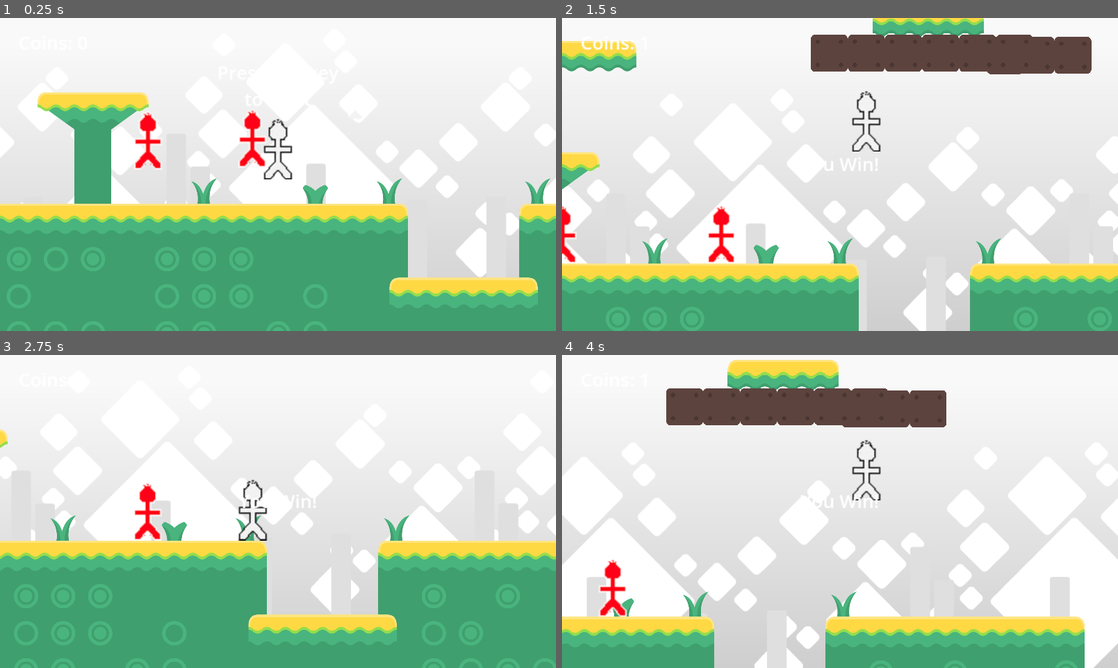
Above: before the commit, frames 1-4 (two rows, left to right).
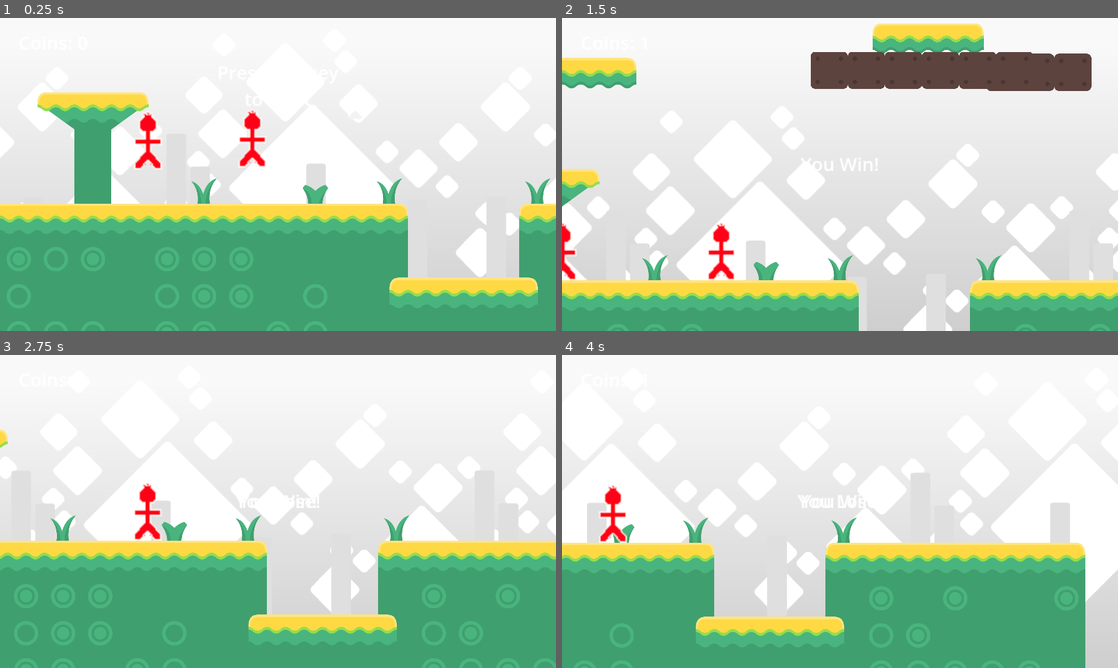
Above: after the commit, the same moments.

Repository: endlessm/moddable-platformer
Game: Godot game, scene res://main.tscn
Two runs of this game, one before a commit and one after it. Both use one fixed random seed, a clock stepped at 60 frames per second and the inputs below.
Inputs:
- Up to frame 1 (0.25 s): no input
- Up to frame 2 (1.5 s): tap Enter (ui_accept) at 0.5, 0.77 s; hold Right (ui_right) from 0.53 s (still down)
- Up to frame 3 (2.75 s): tap Enter (ui_accept) at 1.52 s; release Right (ui_right) at 2.03 s; hold Left (ui_left) from 2.03 s (still down)
- Up to frame 4 (4 s): release Left (ui_left) at 2.78 s; hold Right (ui_right) from 2.78 s (still down); tap Enter (ui_accept) at 3.02, 3.77 s

The runs differ from the first frame. In frame 1, 0.3% of the frame differs, in the area x 47-53%, y 32-52%; in frame 2, 29%; in frame 3, 0.4%; in frame 4, 41%, in the area x 0-100%, y 1-100%.

Commit message:
Add player asset modding
The player now has animations for walk, idle and jump. Four variants of
frame-by-frame graphics are provided. They can be changed by changing
the "sprite frames" property. For example by using the "quick load"
option.

Diff:
--- a/components/player/player.tscn
+++ b/components/player/player.tscn
@@ -1,32 +1,11 @@
-[gd_scene load_steps=7 format=3 uid="uid://8st4scqt06l8"]
+[gd_scene load_steps=4 format=3 uid="uid://8st4scqt06l8"]
 
 [ext_resource type="Script" path="res://scripts/player.gd" id="1_w3ms2"]
-[ext_resource type="Texture2D" uid="uid://c677gfd41yede" path="res://assets/player.png" id="2_g0f8w"]
+[ext_resource type="SpriteFrames" uid="uid://bo581k1esb50n" path="res://components/player/spriteframes-red.tres" id="2_msaml"]
 
-[sub_resource type="RectangleShape2D" id="RectangleShape2D_5e1m2"]
-size = Vector2(86, 199)
-
-[sub_resource type="AtlasTexture" id="AtlasTexture_tygns"]
-atlas = ExtResource("2_g0f8w")
-region = Rect2(0, 0, 256, 256)
-
-[sub_resource type="AtlasTexture" id="AtlasTexture_7duo6"]
-atlas = ExtResource("2_g0f8w")
-region = Rect2(256, 0, 256, 256)
-
-[sub_resource type="SpriteFrames" id="SpriteFrames_ow3ml"]
-animations = [{
-"frames": [{
-"duration": 1.0,
-"texture": SubResource("AtlasTexture_tygns")
-}, {
-"duration": 1.0,
-"texture": SubResource("AtlasTexture_7duo6")
-}],
-"loop": true,
-"name": &"default",
-"speed": 5.0
-}]
+[sub_resource type="CapsuleShape2D" id="CapsuleShape2D_7x5a4"]
+radius = 31.0
+height = 92.0
 
 [node name="Player" type="CharacterBody2D"]
 collision_layer = 3
@@ -35,10 +14,12 @@
 floor_snap_length = 32.0
 script = ExtResource("1_w3ms2")
 
+[node name="AnimatedSprite2D" type="AnimatedSprite2D" parent="."]
+unique_name_in_owner = true
+position = Vector2(0, -64)
+sprite_frames = ExtResource("2_msaml")
+animation = &"all"
+
 [node name="CollisionShape2D" type="CollisionShape2D" parent="."]
-position = Vector2(0, -99.5)
-shape = SubResource("RectangleShape2D_5e1m2")
-
-[node name="AnimatedSprite2D" type="AnimatedSprite2D" parent="."]
-position = Vector2(0, -128)
-sprite_frames = SubResource("SpriteFrames_ow3ml")
+position = Vector2(0, -46)
+shape = SubResource("CapsuleShape2D_7x5a4")
--- /dev/null
+++ b/components/player/spriteframes-blue.tres
@@ -0,0 +1,189 @@
+[gd_resource type="SpriteFrames" load_steps=20 format=3 uid="uid://cgp7i5owjqp12"]
+
+[ext_resource type="Texture2D" uid="uid://cexnpk7ee1jid" path="res://assets/player-blue.png" id="1_rgmhc"]
+
+[sub_resource type="AtlasTexture" id="AtlasTexture_grum4"]
+atlas = ExtResource("1_rgmhc")
+region = Rect2(0, 0, 128, 128)
+
+[sub_resource type="AtlasTexture" id="AtlasTexture_osqkn"]
+atlas = ExtResource("1_rgmhc")
+region = Rect2(148, 0, 128, 128)
+
+[sub_resource type="AtlasTexture" id="AtlasTexture_25bvn"]
+atlas = ExtResource("1_rgmhc")
+region = Rect2(296, 0, 128, 128)
+
+[sub_resource type="AtlasTexture" id="AtlasTexture_dh0u5"]
+atlas = ExtResource("1_rgmhc")
+region = Rect2(444, 0, 128, 128)
+
+[sub_resource type="AtlasTexture" id="AtlasTexture_kpoow"]
+atlas = ExtResource("1_rgmhc")
+region = Rect2(592, 0, 128, 128)
+
+[sub_resource type="AtlasTexture" id="AtlasTexture_dhrmf"]
+atlas = ExtResource("1_rgmhc")
+region = Rect2(740, 0, 128, 128)
+
+[sub_resource type="AtlasTexture" id="AtlasTexture_qtec8"]
+atlas = ExtResource("1_rgmhc")
+region = Rect2(0, 148, 128, 128)
+
+[sub_resource type="AtlasTexture" id="AtlasTexture_o22xq"]
+atlas = ExtResource("1_rgmhc")
+region = Rect2(148, 148, 128, 128)
+
+[sub_resource type="AtlasTexture" id="AtlasTexture_cnu8p"]
+atlas = ExtResource("1_rgmhc")
+region = Rect2(296, 148, 128, 128)
+
+[sub_resource type="AtlasTexture" id="AtlasTexture_laufs"]
+atlas = ExtResource("1_rgmhc")
+region = Rect2(444, 148, 128, 128)
+
+[sub_resource type="AtlasTexture" id="AtlasTexture_1flpl"]
+atlas = ExtResource("1_rgmhc")
+region = Rect2(592, 148, 128, 128)
+
+[sub_resource type="AtlasTexture" id="AtlasTexture_tyb8o"]
+atlas = ExtResource("1_rgmhc")
+region = Rect2(740, 148, 128, 128)
+
+[sub_resource type="AtlasTexture" id="AtlasTexture_knll7"]
+atlas = ExtResource("1_rgmhc")
+region = Rect2(0, 296, 128, 128)
+
+[sub_resource type="AtlasTexture" id="AtlasTexture_htvph"]
+atlas = ExtResource("1_rgmhc")
+region = Rect2(148, 296, 128, 128)
+
+[sub_resource type="AtlasTexture" id="AtlasTexture_xerex"]
+atlas = ExtResource("1_rgmhc")
+region = Rect2(296, 296, 128, 128)
+
+[sub_resource type="AtlasTexture" id="AtlasTexture_0cvbp"]
+atlas = ExtResource("1_rgmhc")
+region = Rect2(444, 296, 128, 128)
+
+[sub_resource type="AtlasTexture" id="AtlasTexture_uy04s"]
+atlas = ExtResource("1_rgmhc")
+region = Rect2(592, 296, 128, 128)
+
+[sub_resource type="AtlasTexture" id="AtlasTexture_7e150"]
+atlas = ExtResource("1_rgmhc")
+region = Rect2(740, 296, 128, 128)
+
+[resource]
+animations = [{
+"frames": [{
+"duration": 1.0,
+"texture": SubResource("AtlasTexture_grum4")
+}, {
+"duration": 1.0,
+"texture": SubResource("AtlasTexture_osqkn")
+}, {
+"duration": 1.0,
+"texture": SubResource("AtlasTexture_25bvn")
+}, {
+"duration": 1.0,
+"texture": SubResource("AtlasTexture_dh0u5")
+}, {
+"duration": 1.0,
+"texture": SubResource("AtlasTexture_kpoow")
+}, {
+"duration": 1.0,
+"texture": SubResource("AtlasTexture_dhrmf")
+}, {
+"duration": 1.0,
+"texture": SubResource("AtlasTexture_qtec8")
+}, {
+"duration": 1.0,
+"texture": SubResource("AtlasTexture_o22xq")
+}, {
+"duration": 1.0,
+"texture": SubResource("AtlasTexture_cnu8p")
+}, {
+"duration": 1.0,
+"texture": SubResource("AtlasTexture_laufs")
+}, {
+"duration": 1.0,
+"texture": SubResource("AtlasTexture_1flpl")
+}, {
+"duration": 1.0,
+"texture": SubResource("AtlasTexture_tyb8o")
+}, {
+"duration": 1.0,
+"texture": SubResource("AtlasTexture_knll7")
+}, {
+"duration": 1.0,
+"texture": SubResource("AtlasTexture_htvph")
+}, {
+"duration": 1.0,
+"texture": SubResource("AtlasTexture_xerex")
+}, {
+"duration": 1.0,
+"texture": SubResource("AtlasTexture_0cvbp")
+}, {
+"duration": 1.0,
+"texture": SubResource("AtlasTexture_uy04s")
+}, {
+"duration": 1.0,
+"texture": SubResource("AtlasTexture_7e150")
+}],
+"loop": true,
+"name": &"all",
+"speed": 5.0
+}, {
+"frames": [{
+"duration": 1.0,
+"texture": SubResource("AtlasTexture_7e150")
+}],
+"loop": true,
+"name": &"hit",
+"speed": 5.0
+}, {
+"frames": [{
+"duration": 1.0,
+"texture": SubResource("AtlasTexture_grum4")
+}],
+"loop": true,
+"name": &"idle",
+"speed": 5.0
+}, {
+"frames": [{
+"duration": 1.0,
+"texture": SubResource("AtlasTexture_1flpl")
+}],
+"loop": false,
+"name": &"jump_down",
+"speed": 5.0
+}, {
+"frames": [{
+"duration": 1.0,
+"texture": SubResource("AtlasTexture_cnu8p")
+}, {
+"duration": 1000.0,
+"texture": SubResource("AtlasTexture_laufs")
+}],
+"loop": false,
+"name": &"jump_up",
+"speed": 10.0
+}, {
+"frames": [{
+"duration": 1.0,
+"texture": SubResource("AtlasTexture_osqkn")
+}, {
+"duration": 1.0,
+"texture": SubResource("AtlasTexture_25bvn")
+}, {
+"duration": 1.0,
+"texture": SubResource("AtlasTexture_dh0u5")
+}, {
+"duration": 1.0,
+"texture": SubResource("AtlasTexture_kpoow")
+}],
+"loop": true,
+"name": &"walk",
+"speed": 10.0
+}]
--- /dev/null
+++ b/components/player/spriteframes-green.tres
@@ -0,0 +1,189 @@
+[gd_resource type="SpriteFrames" load_steps=20 format=3 uid="uid://cp70hdrx2lc0o"]
+
+[ext_resource type="Texture2D" uid="uid://crog80k7dtp57" path="res://assets/player-green.png" id="1_5m1ex"]
+
+[sub_resource type="AtlasTexture" id="AtlasTexture_nfu2e"]
+atlas = ExtResource("1_5m1ex")
+region = Rect2(0, 0, 128, 128)
+
+[sub_resource type="AtlasTexture" id="AtlasTexture_5lvr3"]
+atlas = ExtResource("1_5m1ex")
+region = Rect2(148, 0, 128, 128)
+
+[sub_resource type="AtlasTexture" id="AtlasTexture_h23ee"]
+atlas = ExtResource("1_5m1ex")
+region = Rect2(296, 0, 128, 128)
+
+[sub_resource type="AtlasTexture" id="AtlasTexture_xirsy"]
+atlas = ExtResource("1_5m1ex")
+region = Rect2(444, 0, 128, 128)
+
+[sub_resource type="AtlasTexture" id="AtlasTexture_2y2j0"]
+atlas = ExtResource("1_5m1ex")
+region = Rect2(592, 0, 128, 128)
+
+[sub_resource type="AtlasTexture" id="AtlasTexture_pdtpw"]
+atlas = ExtResource("1_5m1ex")
+region = Rect2(740, 0, 128, 128)
+
+[sub_resource type="AtlasTexture" id="AtlasTexture_gt34j"]
+atlas = ExtResource("1_5m1ex")
+region = Rect2(0, 148, 128, 128)
+
+[sub_resource type="AtlasTexture" id="AtlasTexture_hg3fi"]
+atlas = ExtResource("1_5m1ex")
+region = Rect2(148, 148, 128, 128)
+
+[sub_resource type="AtlasTexture" id="AtlasTexture_kwjb1"]
+atlas = ExtResource("1_5m1ex")
+region = Rect2(296, 148, 128, 128)
+
+[sub_resource type="AtlasTexture" id="AtlasTexture_vkx8k"]
+atlas = ExtResource("1_5m1ex")
+region = Rect2(444, 148, 128, 128)
+
+[sub_resource type="AtlasTexture" id="AtlasTexture_dt3xo"]
+atlas = ExtResource("1_5m1ex")
+region = Rect2(592, 148, 128, 128)
+
+[sub_resource type="AtlasTexture" id="AtlasTexture_lavux"]
+atlas = ExtResource("1_5m1ex")
+region = Rect2(740, 148, 128, 128)
+
+[sub_resource type="AtlasTexture" id="AtlasTexture_fybl1"]
+atlas = ExtResource("1_5m1ex")
+region = Rect2(0, 296, 128, 128)
+
+[sub_resource type="AtlasTexture" id="AtlasTexture_forn6"]
+atlas = ExtResource("1_5m1ex")
+region = Rect2(148, 296, 128, 128)
+
+[sub_resource type="AtlasTexture" id="AtlasTexture_fbi7e"]
+atlas = ExtResource("1_5m1ex")
+region = Rect2(296, 296, 128, 128)
+
+[sub_resource type="AtlasTexture" id="AtlasTexture_csykv"]
+atlas = ExtResource("1_5m1ex")
+region = Rect2(444, 296, 128, 128)
+
+[sub_resource type="AtlasTexture" id="AtlasTexture_sx1qb"]
+atlas = ExtResource("1_5m1ex")
+region = Rect2(592, 296, 128, 128)
+
+[sub_resource type="AtlasTexture" id="AtlasTexture_y4u2p"]
+atlas = ExtResource("1_5m1ex")
+region = Rect2(740, 296, 128, 128)
+
+[resource]
+animations = [{
+"frames": [{
+"duration": 1.0,
+"texture": SubResource("AtlasTexture_nfu2e")
+}, {
+"duration": 1.0,
+"texture": SubResource("AtlasTexture_5lvr3")
+}, {
+"duration": 1.0,
+"texture": SubResource("AtlasTexture_h23ee")
+}, {
+"duration": 1.0,
+"texture": SubResource("AtlasTexture_xirsy")
+}, {
+"duration": 1.0,
+"texture": SubResource("AtlasTexture_2y2j0")
+}, {
+"duration": 1.0,
+"texture": SubResource("AtlasTexture_pdtpw")
+}, {
+"duration": 1.0,
+"texture": SubResource("AtlasTexture_gt34j")
+}, {
+"duration": 1.0,
+"texture": SubResource("AtlasTexture_hg3fi")
+}, {
+"duration": 1.0,
+"texture": SubResource("AtlasTexture_kwjb1")
+}, {
+"duration": 1.0,
+"texture": SubResource("AtlasTexture_vkx8k")
+}, {
+"duration": 1.0,
+"texture": SubResource("AtlasTexture_dt3xo")
+}, {
+"duration": 1.0,
+"texture": SubResource("AtlasTexture_lavux")
+}, {
+"duration": 1.0,
+"texture": SubResource("AtlasTexture_fybl1")
+}, {
+"duration": 1.0,
+"texture": SubResource("AtlasTexture_forn6")
+}, {
+"duration": 1.0,
+"texture": SubResource("AtlasTexture_fbi7e")
+}, {
+"duration": 1.0,
+"texture": SubResource("AtlasTexture_csykv")
+}, {
+"duration": 1.0,
+"texture": SubResource("AtlasTexture_sx1qb")
+}, {
+"duration": 1.0,
+"texture": SubResource("AtlasTexture_y4u2p")
+}],
+"loop": true,
+"name": &"all",
+"speed": 5.0
+}, {
+"frames": [{
+"duration": 1.0,
+"texture": SubResource("AtlasTexture_y4u2p")
+}],
+"loop": true,
+"name": &"hit",
+"speed": 5.0
+}, {
+"frames": [{
+"duration": 1.0,
+"texture": SubResource("AtlasTexture_nfu2e")
+}],
+"loop": true,
+"name": &"idle",
+"speed": 5.0
+}, {
+"frames": [{
+"duration": 1.0,
+"texture": SubResource("AtlasTexture_dt3xo")
+}],
+"loop": false,
+"name": &"jump_down",
+"speed": 5.0
+}, {
+"frames": [{
+"duration": 1.0,
+"texture": SubResource("AtlasTexture_kwjb1")
+}, {
+"duration": 1000.0,
+"texture": SubResource("AtlasTexture_vkx8k")
+}],
+"loop": false,
+"name": &"jump_up",
+"speed": 10.0
+}, {
+"frames": [{
+"duration": 1.0,
+"texture": SubResource("AtlasTexture_5lvr3")
+}, {
+"duration": 1.0,
+"texture": SubResource("AtlasTexture_h23ee")
+}, {
+"duration": 1.0,
+"texture": SubResource("AtlasTexture_xirsy")
+}, {
+"duration": 1.0,
+"texture": SubResource("AtlasTexture_2y2j0")
+}],
+"loop": true,
+"name": &"walk",
+"speed": 10.0
+}]
--- /dev/null
+++ b/components/player/spriteframes-grey.tres
@@ -0,0 +1,189 @@
+[gd_resource type="SpriteFrames" load_steps=20 format=3 uid="uid://bi8jmwvo66neb"]
+
+[ext_resource type="Texture2D" uid="uid://cgnl57h2uj2pd" path="res://assets/player-grey.png" id="1_g5eif"]
+
+[sub_resource type="AtlasTexture" id="AtlasTexture_jvyew"]
+atlas = ExtResource("1_g5eif")
+region = Rect2(0, 0, 128, 128)
+
+[sub_resource type="AtlasTexture" id="AtlasTexture_pngbh"]
+atlas = ExtResource("1_g5eif")
+region = Rect2(148, 0, 128, 128)
+
+[sub_resource type="AtlasTexture" id="AtlasTexture_oo7ej"]
+atlas = ExtResource("1_g5eif")
+region = Rect2(296, 0, 128, 128)
+
+[sub_resource type="AtlasTexture" id="AtlasTexture_e0lis"]
+atlas = ExtResource("1_g5eif")
+region = Rect2(444, 0, 128, 128)
+
+[sub_resource type="AtlasTexture" id="AtlasTexture_7nmas"]
+atlas = ExtResource("1_g5eif")
+region = Rect2(592, 0, 128, 128)
+
+[sub_resource type="AtlasTexture" id="AtlasTexture_x658f"]
+atlas = ExtResource("1_g5eif")
+region = Rect2(740, 0, 128, 128)
+
+[sub_resource type="AtlasTexture" id="AtlasTexture_vm7jm"]
+atlas = ExtResource("1_g5eif")
+region = Rect2(0, 148, 128, 128)
+
+[sub_resource type="AtlasTexture" id="AtlasTexture_426lc"]
+atlas = ExtResource("1_g5eif")
+region = Rect2(148, 148, 128, 128)
+
+[sub_resource type="AtlasTexture" id="AtlasTexture_j6qdn"]
+atlas = ExtResource("1_g5eif")
+region = Rect2(296, 148, 128, 128)
+
+[sub_resource type="AtlasTexture" id="AtlasTexture_550ab"]
+atlas = ExtResource("1_g5eif")
+region = Rect2(444, 148, 128, 128)
+
+[sub_resource type="AtlasTexture" id="AtlasTexture_yj057"]
+atlas = ExtResource("1_g5eif")
+region = Rect2(592, 148, 128, 128)
+
+[sub_resource type="AtlasTexture" id="AtlasTexture_tl85h"]
+atlas = ExtResource("1_g5eif")
+region = Rect2(740, 148, 128, 128)
+
+[sub_resource type="AtlasTexture" id="AtlasTexture_npldr"]
+atlas = ExtResource("1_g5eif")
+region = Rect2(0, 296, 128, 128)
+
+[sub_resource type="AtlasTexture" id="AtlasTexture_qnfit"]
+atlas = ExtResource("1_g5eif")
+region = Rect2(148, 296, 128, 128)
+
+[sub_resource type="AtlasTexture" id="AtlasTexture_3fyh1"]
+atlas = ExtResource("1_g5eif")
+region = Rect2(296, 296, 128, 128)
+
+[sub_resource type="AtlasTexture" id="AtlasTexture_alxxs"]
+atlas = ExtResource("1_g5eif")
+region = Rect2(444, 296, 128, 128)
+
+[sub_resource type="AtlasTexture" id="AtlasTexture_ss35h"]
+atlas = ExtResource("1_g5eif")
+region = Rect2(592, 296, 128, 128)
+
+[sub_resource type="AtlasTexture" id="AtlasTexture_ovg6n"]
+atlas = ExtResource("1_g5eif")
+region = Rect2(740, 296, 128, 128)
+
+[resource]
+animations = [{
+"frames": [{
+"duration": 1.0,
+"texture": SubResource("AtlasTexture_jvyew")
+}, {
+"duration": 1.0,
+"texture": SubResource("AtlasTexture_pngbh")
+}, {
+"duration": 1.0,
+"texture": SubResource("AtlasTexture_oo7ej")
+}, {
+"duration": 1.0,
+"texture": SubResource("AtlasTexture_e0lis")
+}, {
+"duration": 1.0,
+"texture": SubResource("AtlasTexture_7nmas")
+}, {
+"duration": 1.0,
+"texture": SubResource("AtlasTexture_x658f")
+}, {
+"duration": 1.0,
+"texture": SubResource("AtlasTexture_vm7jm")
+}, {
+"duration": 1.0,
+"texture": SubResource("AtlasTexture_426lc")
+}, {
+"duration": 1.0,
+"texture": SubResource("AtlasTexture_j6qdn")
+}, {
+"duration": 1.0,
+"texture": SubResource("AtlasTexture_550ab")
+}, {
+"duration": 1.0,
+"texture": SubResource("AtlasTexture_yj057")
+}, {
+"duration": 1.0,
+"texture": SubResource("AtlasTexture_tl85h")
+}, {
+"duration": 1.0,
+"texture": SubResource("AtlasTexture_npldr")
+}, {
+"duration": 1.0,
+"texture": SubResource("AtlasTexture_qnfit")
+}, {
+"duration": 1.0,
+"texture": SubResource("AtlasTexture_3fyh1")
+}, {
+"duration": 1.0,
+"texture": SubResource("AtlasTexture_alxxs")
+}, {
+"duration": 1.0,
+"texture": SubResource("AtlasTexture_ss35h")
+}, {
+"duration": 1.0,
+"texture": SubResource("AtlasTexture_ovg6n")
+}],
+"loop": true,
+"name": &"all",
+"speed": 5.0
+}, {
+"frames": [{
+"duration": 1.0,
+"texture": SubResource("AtlasTexture_ovg6n")
+}],
+"loop": true,
+"name": &"hit",
+"speed": 5.0
+}, {
+"frames": [{
+"duration": 1.0,
+"texture": SubResource("AtlasTexture_jvyew")
+}],
+"loop": true,
+"name": &"idle",
+"speed": 5.0
+}, {
+"frames": [{
+"duration": 1.0,
+"texture": SubResource("AtlasTexture_yj057")
+}],
+"loop": false,
+"name": &"jump_down",
+"speed": 5.0
+}, {
+"frames": [{
+"duration": 1.0,
+"texture": SubResource("AtlasTexture_j6qdn")
+}, {
+"duration": 1000.0,
+"texture": SubResource("AtlasTexture_550ab")
+}],
+"loop": false,
+"name": &"jump_up",
+"speed": 10.0
+}, {
+"frames": [{
+"duration": 1.0,
+"texture": SubResource("AtlasTexture_pngbh")
+}, {
+"duration": 1.0,
+"texture": SubResource("AtlasTexture_oo7ej")
+}, {
+"duration": 1.0,
+"texture": SubResource("AtlasTexture_e0lis")
+}, {
+"duration": 1.0,
+"texture": SubResource("AtlasTexture_7nmas")
+}],
+"loop": true,
+"name": &"walk",
+"speed": 10.0
+}]
--- /dev/null
+++ b/components/player/spriteframes-red.tres
@@ -0,0 +1,189 @@
+[gd_resource type="SpriteFrames" load_steps=20 format=3 uid="uid://bo581k1esb50n"]
+
+[ext_resource type="Texture2D" uid="uid://de3owpoc205t0" path="res://assets/player-red.png" id="1_3psl7"]
+
+[sub_resource type="AtlasTexture" id="AtlasTexture_ovkgs"]
+atlas = ExtResource("1_3psl7")
+region = Rect2(0, 0, 128, 128)
+
+[sub_resource type="AtlasTexture" id="AtlasTexture_ulabo"]
+atlas = ExtResource("1_3psl7")
+region = Rect2(148, 0, 128, 128)
+
+[sub_resource type="AtlasTexture" id="AtlasTexture_was45"]
+atlas = ExtResource("1_3psl7")
+region = Rect2(296, 0, 128, 128)
+
+[sub_resource type="AtlasTexture" id="AtlasTexture_ag1rj"]
+atlas = ExtResource("1_3psl7")
+region = Rect2(444, 0, 128, 128)
+
+[sub_resource type="AtlasTexture" id="AtlasTexture_hyo5x"]
+atlas = ExtResource("1_3psl7")
+region = Rect2(592, 0, 128, 128)
+
+[sub_resource type="AtlasTexture" id="AtlasTexture_t2rfo"]
+atlas = ExtResource("1_3psl7")
+region = Rect2(740, 0, 128, 128)
+
+[sub_resource type="AtlasTexture" id="AtlasTexture_rfk6h"]
+atlas = ExtResource("1_3psl7")
+region = Rect2(0, 148, 128, 128)
+
+[sub_resource type="AtlasTexture" id="AtlasTexture_7ny2e"]
+atlas = ExtResource("1_3psl7")
+region = Rect2(148, 148, 128, 128)
+
+[sub_resource type="AtlasTexture" id="AtlasTexture_h4xcn"]
+atlas = ExtResource("1_3psl7")
+region = Rect2(296, 148, 128, 128)
+
+[sub_resource type="AtlasTexture" id="AtlasTexture_v1xke"]
+atlas = ExtResource("1_3psl7")
+region = Rect2(444, 148, 128, 128)
+
+[sub_resource type="AtlasTexture" id="AtlasTexture_8dtjq"]
+atlas = ExtResource("1_3psl7")
+region = Rect2(592, 148, 128, 128)
+
+[sub_resource type="AtlasTexture" id="AtlasTexture_58g84"]
+atlas = ExtResource("1_3psl7")
+region = Rect2(740, 148, 128, 128)
+
+[sub_resource type="AtlasTexture" id="AtlasTexture_c4eko"]
+atlas = ExtResource("1_3psl7")
+region = Rect2(0, 296, 128, 128)
+
+[sub_resource type="AtlasTexture" id="AtlasTexture_pshk5"]
+atlas = ExtResource("1_3psl7")
+region = Rect2(148, 296, 128, 128)
+
+[sub_resource type="AtlasTexture" id="AtlasTexture_to23k"]
+atlas = ExtResource("1_3psl7")
+region = Rect2(296, 296, 128, 128)
+
+[sub_resource type="AtlasTexture" id="AtlasTexture_0keij"]
+atlas = ExtResource("1_3psl7")
+region = Rect2(444, 296, 128, 128)
+
+[sub_resource type="AtlasTexture" id="AtlasTexture_34en4"]
+atlas = ExtResource("1_3psl7")
+region = Rect2(592, 296, 128, 128)
+
+[sub_resource type="AtlasTexture" id="AtlasTexture_r1mvr"]
+atlas = ExtResource("1_3psl7")
+region = Rect2(740, 296, 128, 128)
+
+[resource]
+animations = [{
+"frames": [{
+"duration": 1.0,
+"texture": SubResource("AtlasTexture_ovkgs")
+}, {
+"duration": 1.0,
+"texture": SubResource("AtlasTexture_ulabo")
+}, {
+"duration": 1.0,
+"texture": SubResource("AtlasTexture_was45")
+}, {
+"duration": 1.0,
+"texture": SubResource("AtlasTexture_ag1rj")
+}, {
+"duration": 1.0,
+"texture": SubResource("AtlasTexture_hyo5x")
+}, {
+"duration": 1.0,
+"texture": SubResource("AtlasTexture_t2rfo")
+}, {
+"duration": 1.0,
+"texture": SubResource("AtlasTexture_rfk6h")
+}, {
+"duration": 1.0,
+"texture": SubResource("AtlasTexture_7ny2e")
+}, {
+"duration": 1.0,
+"texture": SubResource("AtlasTexture_h4xcn")
+}, {
+"duration": 1.0,
+"texture": SubResource("AtlasTexture_v1xke")
+}, {
+"duration": 1.0,
+"texture": SubResource("AtlasTexture_8dtjq")
+}, {
+"duration": 1.0,
+"texture": SubResource("AtlasTexture_58g84")
+}, {
+"duration": 1.0,
+"texture": SubResource("AtlasTexture_c4eko")
+}, {
+"duration": 1.0,
+"texture": SubResource("AtlasTexture_pshk5")
+}, {
+"duration": 1.0,
+"texture": SubResource("AtlasTexture_to23k")
+}, {
+"duration": 1.0,
+"texture": SubResource("AtlasTexture_0keij")
+}, {
+"duration": 1.0,
+"texture": SubResource("AtlasTexture_34en4")
+}, {
+"duration": 1.0,
+"texture": SubResource("AtlasTexture_r1mvr")
+}],
+"loop": true,
+"name": &"all",
+"speed": 5.0
+}, {
+"frames": [{
+"duration": 1.0,
+"texture": SubResource("AtlasTexture_r1mvr")
+}],
+"loop": true,
+"name": &"hit",
+"speed": 5.0
+}, {
+"frames": [{
+"duration": 1.0,
+"texture": SubResource("AtlasTexture_ovkgs")
+}],
+"loop": true,
+"name": &"idle",
+"speed": 5.0
+}, {
+"frames": [{
+"duration": 1.0,
+"texture": SubResource("AtlasTexture_8dtjq")
+}],
+"loop": false,
+"name": &"jump_down",
+"speed": 5.0
+}, {
+"frames": [{
+"duration": 1.0,
+"texture": SubResource("AtlasTexture_h4xcn")
+}, {
+"duration": 1000.0,
+"texture": SubResource("AtlasTexture_v1xke")
+}],
+"loop": false,
+"name": &"jump_up",
+"speed": 10.0
+}, {
+"frames": [{
+"duration": 1.0,
+"texture": SubResource("AtlasTexture_ulabo")
+}, {
+"duration": 1.0,
+"texture": SubResource("AtlasTexture_was45")
+}, {
+"duration": 1.0,
+"texture": SubResource("AtlasTexture_ag1rj")
+}, {
+"duration": 1.0,
+"texture": SubResource("AtlasTexture_hyo5x")
+}],
+"loop": true,
+"name": &"walk",
+"speed": 10.0
+}]
--- a/scripts/player.gd
+++ b/scripts/player.gd
@@ -1,7 +1,13 @@
+@tool
 extends CharacterBody2D
 
+## Use this to change the sprite frames of your character.
+@export var sprite_frames: SpriteFrames = _initial_sprite_frames:
+	set = _set_sprite_frames
+
 ## How fast does your character move?
-@export_range(0, 1000, 10) var speed: float = 500.0
+@export_range(0, 1000, 10) var speed: float = 500.0:
+	set = _set_speed
 
 ## How high does your character jump? Note that the gravity will
 ## be influenced by the [member GameLogic.gravity].
@@ -11,12 +17,37 @@
 var gravity = ProjectSettings.get_setting("physics/2d/default_gravity")
 var original_position: Vector2
 
+@onready var _sprite: AnimatedSprite2D = %AnimatedSprite2D
+@onready var _initial_sprite_frames: SpriteFrames = %AnimatedSprite2D.sprite_frames
+
+
+func _set_sprite_frames(new_sprite_frames):
+	sprite_frames = new_sprite_frames
+	if is_node_ready():
+		_sprite.sprite_frames = sprite_frames
+
+
+func _set_speed(new_speed):
+	speed = new_speed
+	if not is_node_ready():
+		await ready
+	if speed == 0:
+		_sprite.speed_scale = 0
+	else:
+		_sprite.speed_scale = speed / 500
+
 
 # Called when the node enters the scene tree for the first time.
 func _ready():
-	Global.gravity_changed.connect(_on_gravity_changed)
+	if Engine.is_editor_hint():
+		set_process(false)
+		set_physics_process(false)
+	else:
+		Global.gravity_changed.connect(_on_gravity_changed)
 
 	original_position = position
+	_set_speed(speed)
+	_set_sprite_frames(sprite_frames)
 
 
 func _on_gravity_changed(new_gravity):
@@ -40,6 +71,18 @@
 	else:
 		velocity.x = move_toward(velocity.x, 0, speed)
 
+	if velocity == Vector2.ZERO:
+		_sprite.play("idle")
+	else:
+		if not is_on_floor():
+			if velocity.y > 0:
+				_sprite.play("jump_down")
+			else:
+				_sprite.play("jump_up")
+		else:
+			_sprite.play("walk")
+		_sprite.flip_h = velocity.x < 0
+
 	move_and_slide()
 
 
Binary file added: assets/player-blue.png
Not shown, added: assets/player-blue.png.import
Binary file added: assets/player-green.png
Not shown, added: assets/player-green.png.import
Binary file added: assets/player-grey.png
Not shown, added: assets/player-grey.png.import
Binary file added: assets/player-red.png
Not shown, added: assets/player-red.png.import
Binary file removed: assets/player.png
